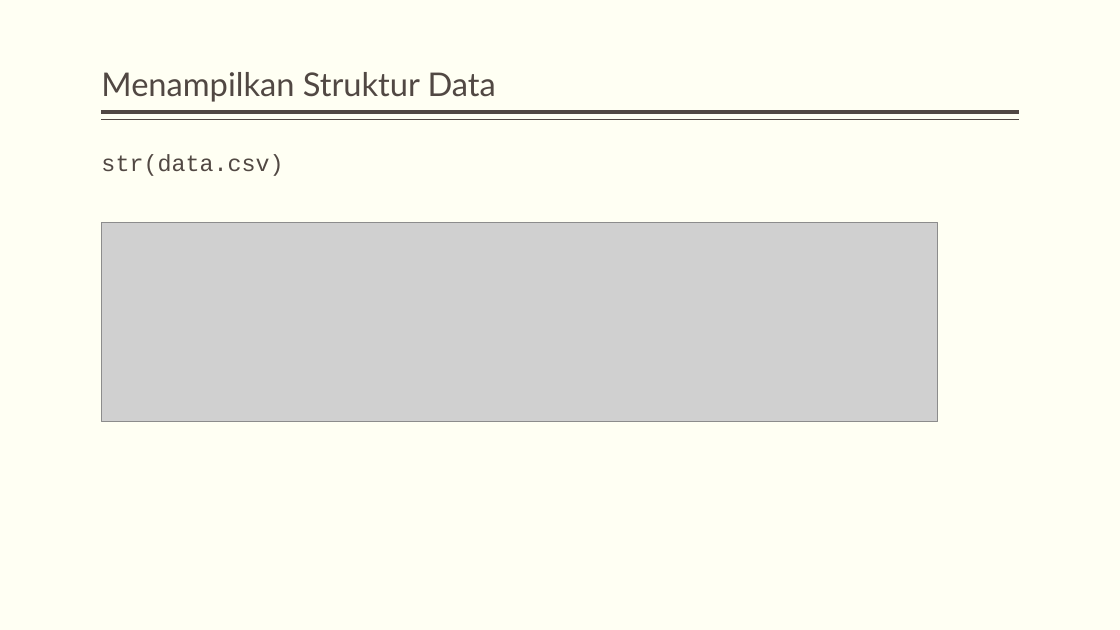
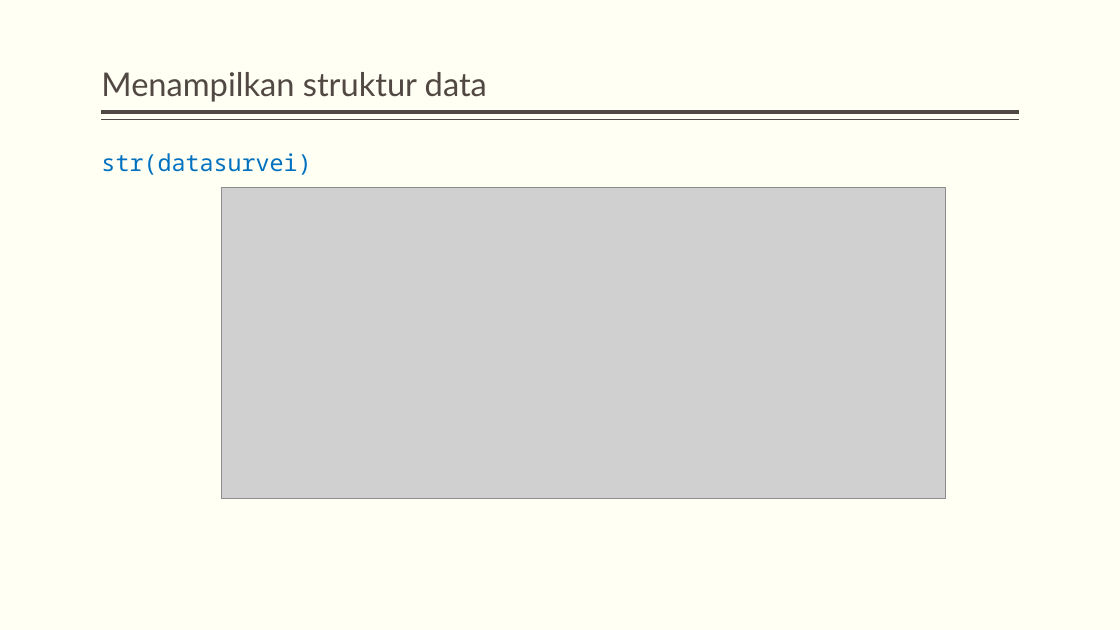
Before and after one commit to dewikiswani/pengantar-R, a slide deck: slide 38 of slide/pengenalan R.pptx (slide 37 before the commit). Drawn at 1120x630 pixels with LibreOffice and Linux fonts; fonts in the diff are those of the drawing; grey boxes stand for pictures. Boxes give left, top, right and bottom in pixels: in the first picture for what was removed or moved away, otherwise in the second. Text is boxed around its words. In the diff, an @@ line names an element or a change of style, - is before the commit and + after.

```diff
--- a/slide/pengenalan R.pptx
+++ b/slide/pengenalan R.pptx
@@ title at [101,72,487,102]: text changed @@
-Menampilkan Struktur Data
+Menampilkan struktur data
@@ text at [101,153,311,175]: text changed; font Courier New to Noto Sans Mono; text colour #514843 to #0070C0 @@
-str(data.csv)
+str(datasurvei)
@@ picture: place and size @@
-picture at [102,223,939,423]
+picture at [222,188,946,499]
```
Also in this commit, not shown: 6 other slides changed, 21 slides added, 15 slides removed, 1 other file.
